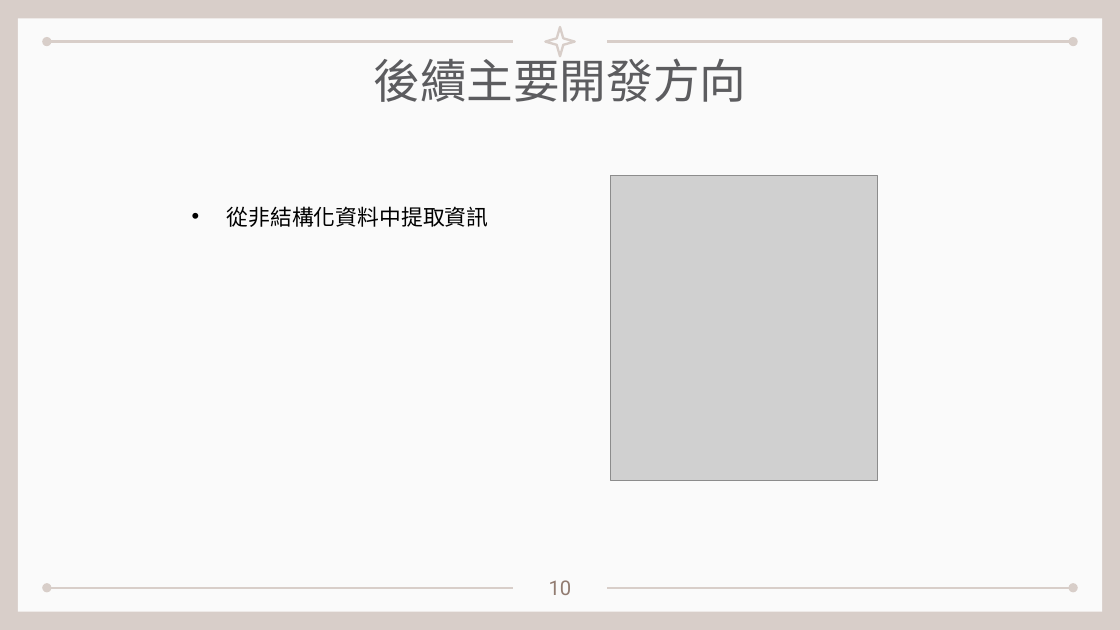
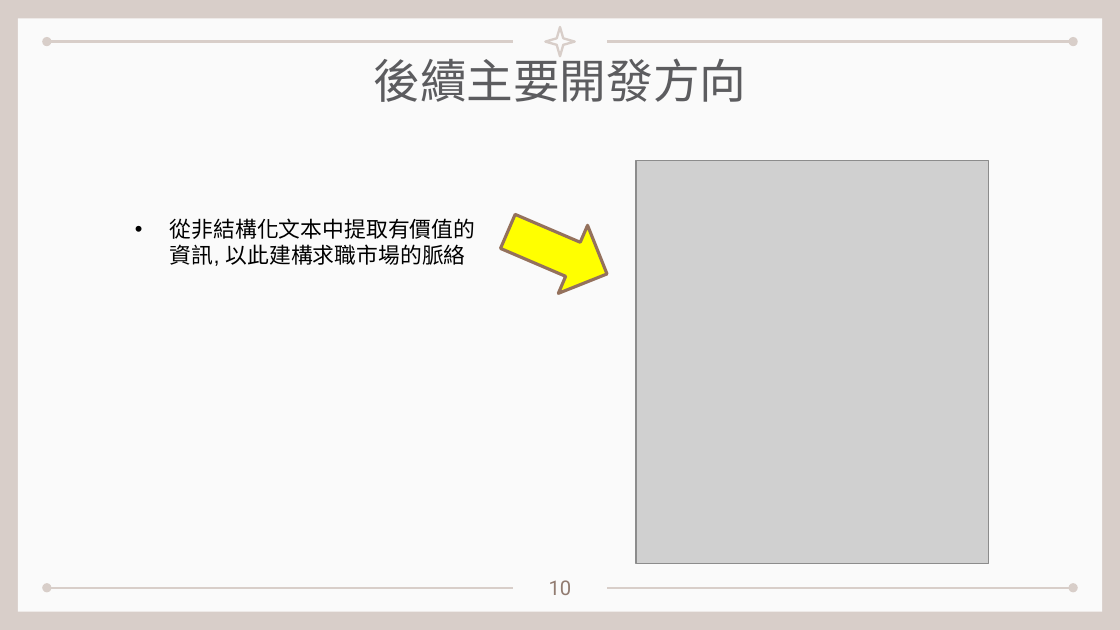
Before and after one commit to kionce57/Taiwan_Job_Market_Analysis, a slide deck: slide 11 of 程式介紹與展示.pptx (slide 10 before the commit). Drawn at 1120x630 pixels with LibreOffice and Linux fonts; fonts in the diff are those of the drawing; grey boxes stand for pictures. Boxes give left, top, right and bottom in pixels: in the first picture for what was removed or moved away, otherwise in the second. Text is boxed around its words. In the diff, an @@ line names an element or a change of style, - is before the commit and + after.

```diff
--- a/程式介紹與展示.pptx
+++ b/程式介紹與展示.pptx
@@ picture: place and size @@
-picture at [610, 176, 877, 480]
+picture at [636, 161, 989, 564]
@@ right arrow added at [494, 198, 622, 308], fill #FFFF00, outline #95725C 2 pt @@
@@ text at [170, 218, 475, 266]: text changed @@
-• 從非結構化資料中提取資訊
+• 從非結構化文本中提取有價值的資訊, 以此建構求職市場的脈絡
```
Also in this commit, not shown: 2 other slides changed, 1 slide added, 4 other files.
